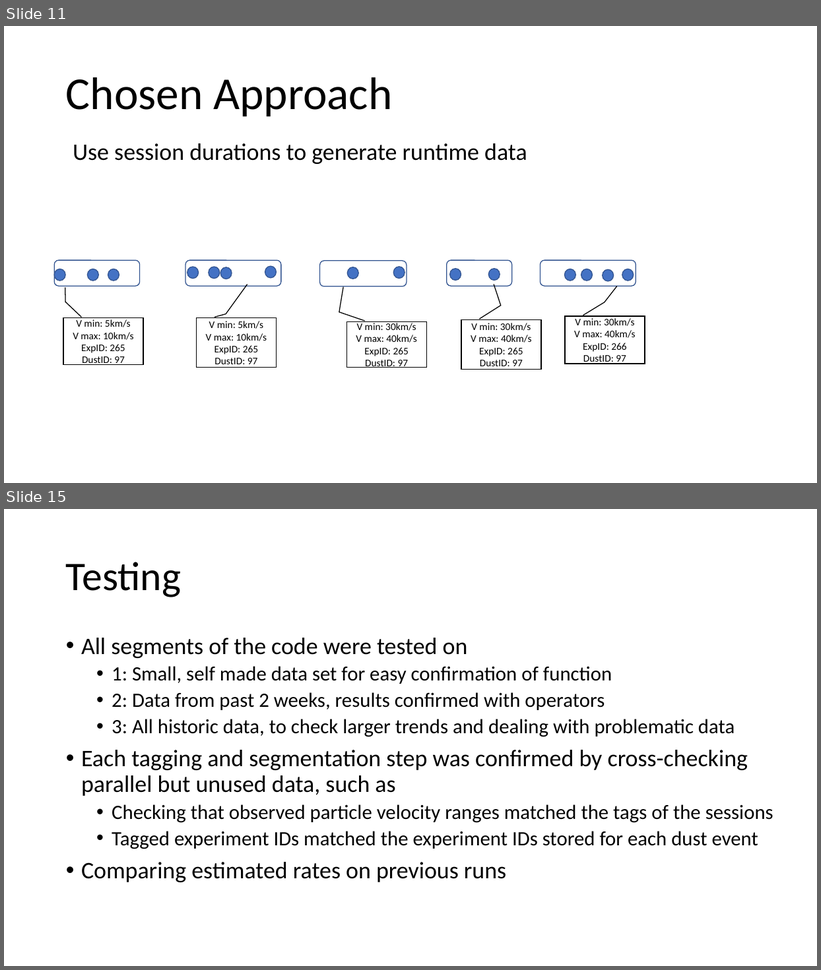
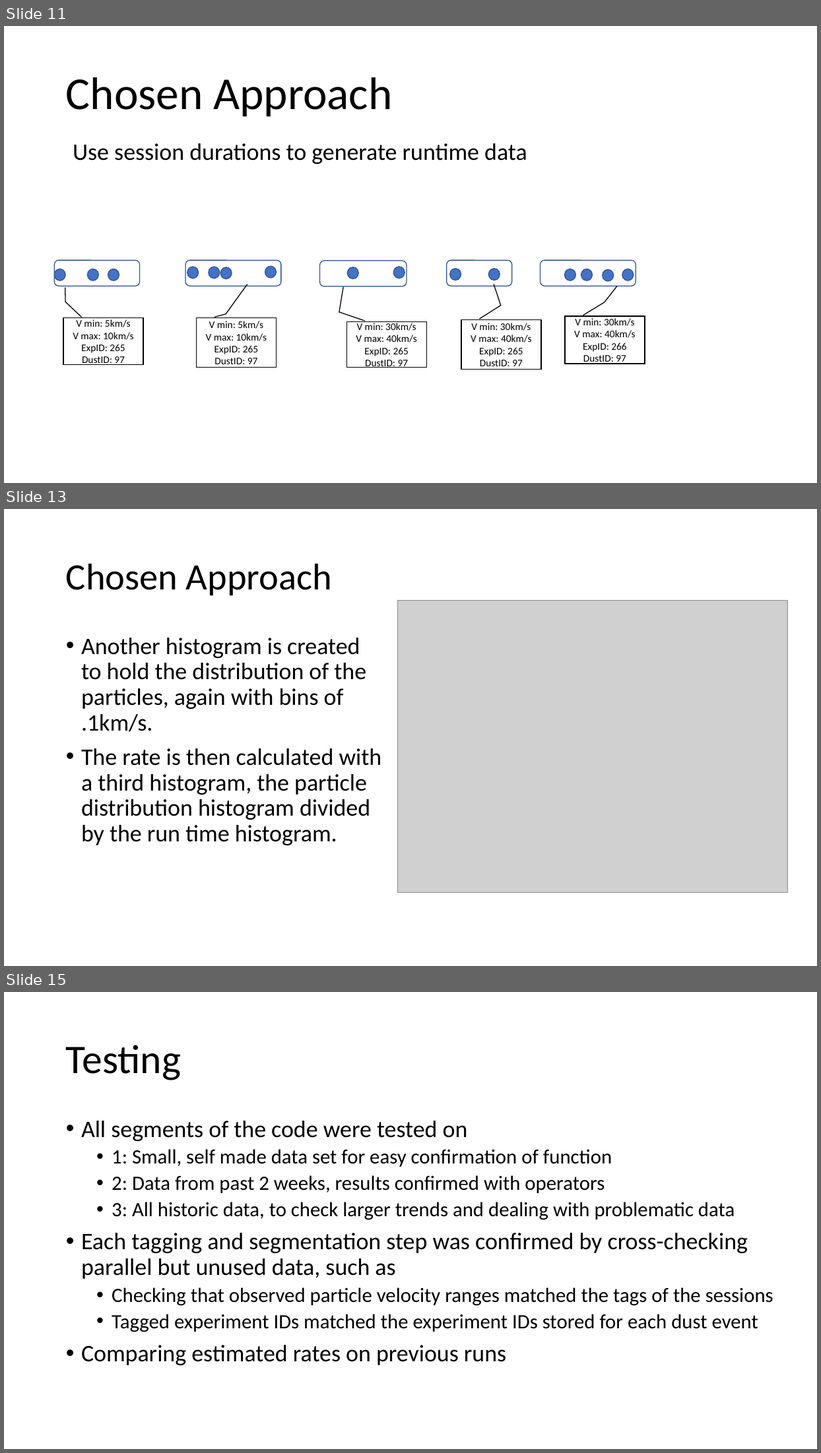
Before and after one commit to nathan-m-schneider-22/Dust-Accelerator-Database-Analysis, a slide deck: Dust_Data_Project.pptx. Shown one above the other, each under a label of ours: slides 11 and 15 before the commit, slides 11, 13 and 15 after it; the slides between them are not shown. The pictures are 821x970 and 821x1453 pixels, drawn with LibreOffice and Linux fonts; fonts in the diff are those of the drawing; grey boxes stand for pictures. Boxes give left, top, right and bottom in pixels: in the first picture for what was removed or moved away, otherwise in the second. Text is boxed around its words. In the diff, an @@ line names an element or a change of style, - is before the commit and + after.

```diff
--- a/Dust_Data_Project.pptx
+++ b/Dust_Data_Project.pptx
@@ slide 13 added at (x1=4, y1=509, x2=817, y2=966), background #FFFFFF @@
@@ title added at (x1=66, y1=563, x2=332, y2=595), 44 pt, text #000000 @@
+Chosen Approach
@@ picture added at (x1=398, y1=601, x2=789, y2=893) @@
@@ text added at (x1=81, y1=638, x2=382, y2=846), 28 pt, text #000000 @@
+• Another histogram is created to hold the distribution of the particles, again with bins of .1km/s.
+• The rate is then calculated with a third histogram, the particle distribution histogram divided by the run time histogram.
```
Also in this commit, not shown: 7 slides changed, 8 other slides added, 11 slides removed, 14 other files.
